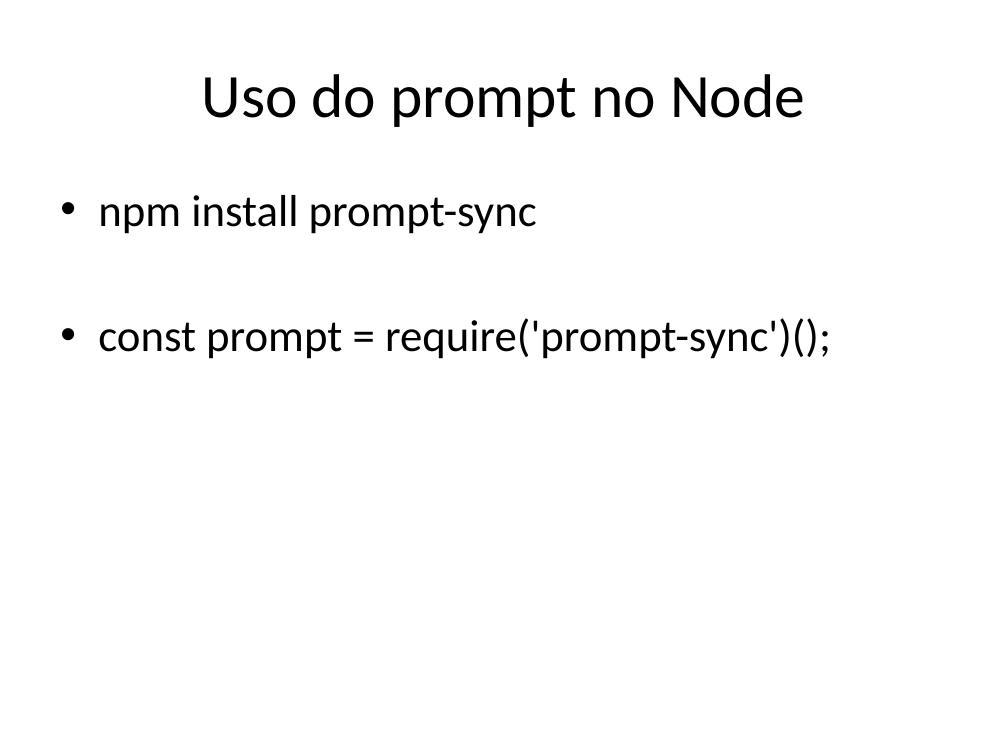
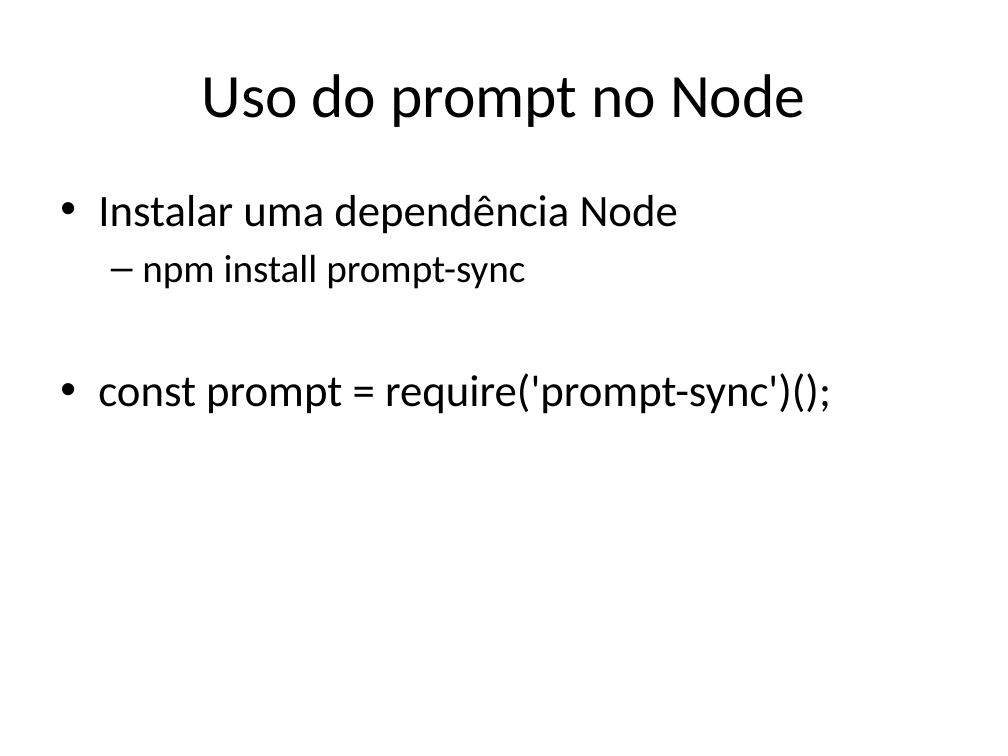
Before and after one commit to dfpires/progcomp2-2024a, a slide deck: slide 9 of matrizes_2d_javascript.pptx. Drawn at 1008x756 pixels with LibreOffice and Linux fonts; fonts in the diff are those of the drawing. Boxes give left, top, right and bottom in pixels: in the first picture for what was removed or moved away, otherwise in the second. Text is boxed around its words. In the diff, an @@ line names an element or a change of style, - is before the commit and + after.

```diff
--- a/matrizes_2d_javascript.pptx
+++ b/matrizes_2d_javascript.pptx
@@ text at [98,195,678,234]: paragraph added @@
+• Instalar uma dependência Node
@@ text at [142,254,525,289]: size 32 to 28 pt in "npm install prompt-sync"; bullet • to –; list level 1 to 2 in "npm install prompt-sync" @@
```
Also in this commit, not shown: 4 other slides changed.
